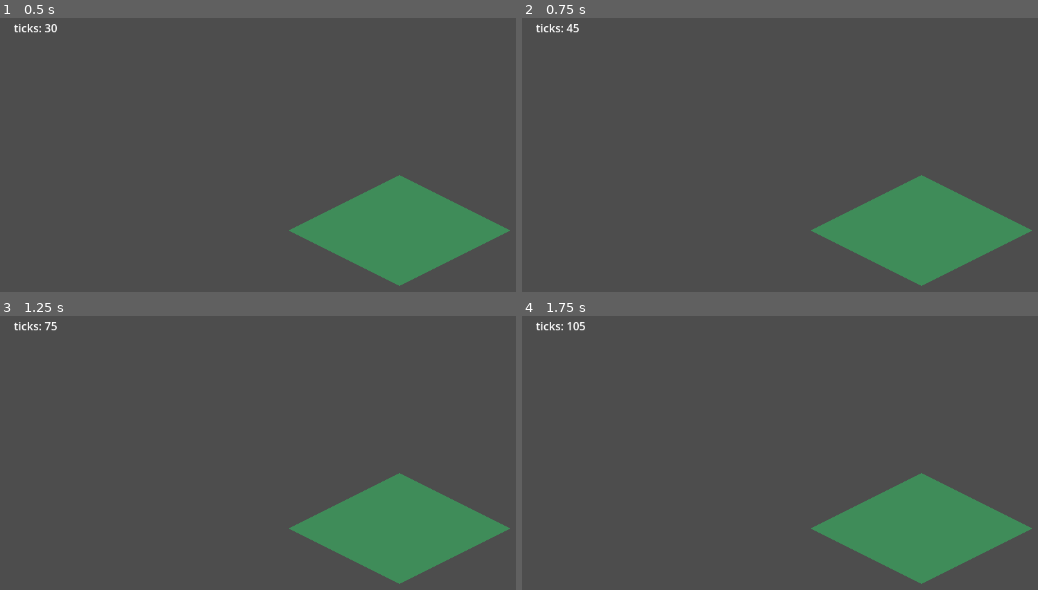
Above: before the commit, frames 1-4 (two rows, left to right).
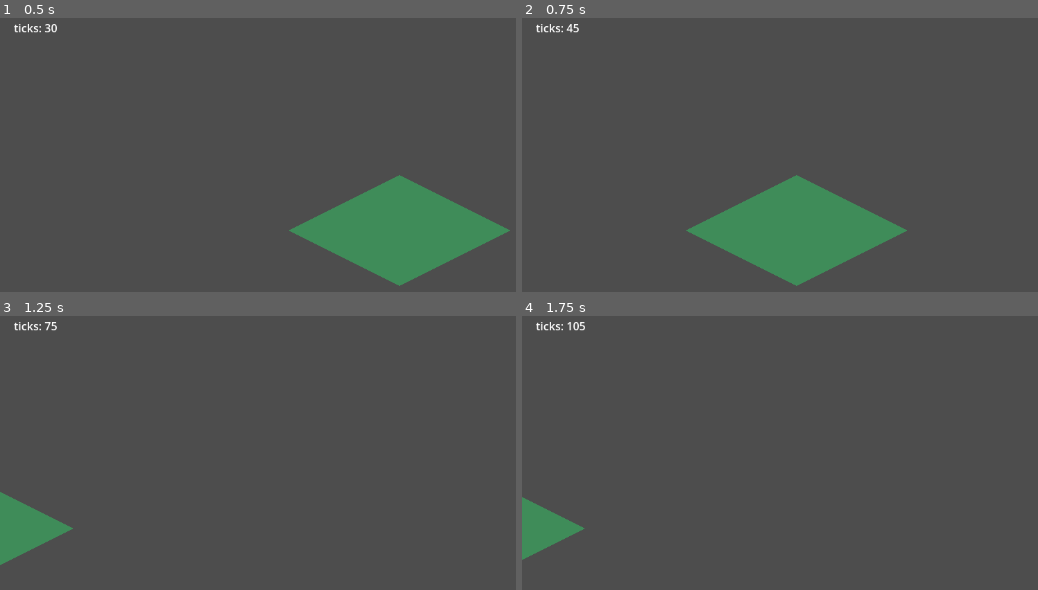
Above: after the commit, the same moments.

Repository: armoryworks/forge-factory
Game: Godot game, scene res://scenes/main.tscn
Two runs of this game, one before a commit and one after it. Both use one fixed random seed, a clock stepped at 60 frames per second and the inputs below.
Inputs (mouse positions are in pixels of both pictures, inside the frame that each line leads up to):
- Up to frame 1 (0.5 s): no input
- Up to frame 2 (0.75 s): tap Enter at 0.5 s; move the mouse to (outside the picture) at 0.52 s; hold D from 0.53 s (still down); click (outside the picture) at 0.67 s
- Up to frame 3 (1.25 s): keep holding D
- Up to frame 4 (1.75 s): release D at 1.25 s; drag from (759, 551) to (outside the picture) at 1.27 s

Frame 1 is identical in both runs. In frame 2, 14% of the frame differs, in the area x 31-99%, y 57-98%; in frame 3, 11%; in frame 4, 10%.

Commit message:
render: A2 camera controller + B22 filter verification
Camera (isometric-design.md §4, iso-review-scaffold.md A2):
- power-of-two zoom stops [0.125 .. 2.0], exponentially smoothed between
  stops (frame-rate independent; a raw lerp(a,b,rate*delta) is not)
- zoom-to-cursor, re-anchored every frame of the glide rather than once at
  the end, or the anchor drifts visibly while the animation runs
- middle-drag world-space grab; WASD scaled by 1/zoom so screen-space pan
  velocity is constant across zoom levels
- no edge-scroll, no inertia, no rotation — all per §4

B22 (filter_check.gd): proves default_texture_filter=0 is live at RENDER
time, not just set in project.godot. Does not eyeball shimmer — that is a
perceptual symptom, unrepeatable and unavailable to CI. Tests the cause:
under Nearest the sampler returns a verbatim texel and the atlas holds two
colours, so every pixel must be fill or background; Linear blends diagonal
edges into intermediates that exist in neither, and those intermediates are
the shimmer. Forces the sampler off the texel grid first (fractional offset
at a minifying zoom stop) or both filters coincide and it passes vacuously.

Verified windowed on RX 9070 XT:
  FILTER_CHECK sampled=114400 blended_px=0 result=PASS
  ISO_CHECK max_transform_err=0.000000 px result=PASS
  SIM_CHECK result=PASS
Negative-controlled per the B18 lesson: flipping the setting to Linear
gives blended_px=964 FAIL, so the check discriminates.

Co-Authored-By: Claude Opus 4.8 <noreply@anthropic.com>

Diff:
--- a/game/scenes/main.tscn
+++ b/game/scenes/main.tscn
@@ -1,7 +1,8 @@
-[gd_scene load_steps=3 format=3]
+[gd_scene load_steps=4 format=3]
 
 [ext_resource type="Script" path="res://scripts/main.gd" id="1"]
 [ext_resource type="Script" path="res://scripts/terrain_layer.gd" id="2"]
+[ext_resource type="Script" path="res://scripts/camera_controller.gd" id="3"]
 
 [node name="Main" type="Node2D"]
 script = ExtResource("1")
@@ -11,6 +12,7 @@
 
 [node name="Camera2D" type="Camera2D" parent="."]
 position = Vector2(0, 64)
+script = ExtResource("3")
 
 [node name="UILayer" type="CanvasLayer" parent="."]
 
--- /dev/null
+++ b/game/scripts/camera_controller.gd
@@ -0,0 +1,96 @@
+extends Camera2D
+
+# Camera model — isometric-design.md §4, and the A2 checklist in
+# docs/iso-review-scaffold.md.
+#
+# NO ROTATION, deliberately and permanently in v1. Rotation quadruples the art bill
+# (every directional machine needs 4 renders per rotation state), doubles the belt sprite
+# set, and makes blueprints ambiguous. §4 settles this — if someone asks for it, the
+# answer is there, not here.
+
+const ZOOM_STOPS: Array[float] = [0.125, 0.25, 0.5, 1.0, 2.0]
+const ZOOM_DEFAULT_INDEX := 3
+
+# Smoothing rate for the glide between stops. Frame-rate independent (see _process) —
+# a raw lerp(a, b, RATE * delta) is not, and would zoom differently at 60 vs 144 fps.
+const ZOOM_LERP_RATE := 16.0
+const ZOOM_EPSILON := 0.0001
+
+# Screen-space pan speed, px/sec. Divided by zoom at use so the factory slides under the
+# cursor at a constant *visual* rate whether you are at 0.125 or 2.0 (§4).
+const PAN_SPEED := 900.0
+
+var _zoom_index: int = ZOOM_DEFAULT_INDEX
+var _target_zoom: float = ZOOM_STOPS[ZOOM_DEFAULT_INDEX]
+var _dragging: bool = false
+
+# Zoom-to-cursor state. We pin the WORLD point that was under the mouse when the zoom
+# started and re-anchor it every frame of the glide — not just once at the end — or the
+# anchor drifts visibly while the animation runs.
+var _anchor_world: Vector2 = Vector2.ZERO
+var _anchor_active: bool = false
+
+func _ready() -> void:
+	_target_zoom = ZOOM_STOPS[_zoom_index]
+	zoom = Vector2(_target_zoom, _target_zoom)
+
+func _unhandled_input(event: InputEvent) -> void:
+	if event is InputEventMouseButton:
+		var mb: InputEventMouseButton = event
+		if mb.button_index == MOUSE_BUTTON_WHEEL_UP and mb.pressed:
+			_step_zoom(1)
+		elif mb.button_index == MOUSE_BUTTON_WHEEL_DOWN and mb.pressed:
+			_step_zoom(-1)
+		elif mb.button_index == MOUSE_BUTTON_MIDDLE:
+			_dragging = mb.pressed
+	elif event is InputEventMouseMotion and _dragging:
+		# World-space grab: the world point under the cursor stays under the cursor.
+		# Dividing by zoom is what makes it a grab rather than a fixed-speed drag.
+		var mm: InputEventMouseMotion = event
+		position -= mm.relative / zoom.x
+		_anchor_active = false
+
+func _step_zoom(direction: int) -> void:
+	var next: int = clampi(_zoom_index + direction, 0, ZOOM_STOPS.size() - 1)
+	if next == _zoom_index:
+		return
+	_zoom_index = next
+	_target_zoom = ZOOM_STOPS[next]
+	_anchor_world = get_global_mouse_position()
+	_anchor_active = true
+
+func _process(delta: float) -> void:
+	_pan_keys(delta)
+	_apply_zoom(delta)
+
+func _pan_keys(delta: float) -> void:
+	var dir := Vector2.ZERO
+	if Input.is_key_pressed(KEY_W):
+		dir.y -= 1.0
+	if Input.is_key_pressed(KEY_S):
+		dir.y += 1.0
+	if Input.is_key_pressed(KEY_A):
+		dir.x -= 1.0
+	if Input.is_key_pressed(KEY_D):
+		dir.x += 1.0
+	if dir == Vector2.ZERO:
+		return
+	# No inertia/momentum (§4): precision beats feel for this audience. Movement stops
+	# the frame the key does.
+	position += dir.normalized() * PAN_SPEED * delta / zoom.x
+	_anchor_active = false
+
+func _apply_zoom(delta: float) -> void:
+	var current: float = zoom.x
+	if absf(current - _target_zoom) <= ZOOM_EPSILON:
+		if _anchor_active:
+			zoom = Vector2(_target_zoom, _target_zoom)
+			position += _anchor_world - get_global_mouse_position()
+			_anchor_active = false
+		return
+	# Exponential smoothing — frame-rate independent, unlike lerp(a, b, rate * delta).
+	var t: float = 1.0 - exp(-ZOOM_LERP_RATE * delta)
+	var next_zoom: float = lerpf(current, _target_zoom, t)
+	zoom = Vector2(next_zoom, next_zoom)
+	if _anchor_active:
+		position += _anchor_world - get_global_mouse_position()
--- /dev/null
+++ b/game/scripts/filter_check.gd
@@ -0,0 +1,90 @@
+extends Node
+
+# B22 — prove the Nearest texture filter actually took effect.
+#
+# isometric-design.md §1 chose dimetric 2:1 specifically for pixel-perfect 2-across/
+# 1-down diagonals, and B2 set default_texture_filter=0 (Nearest) to protect them.
+# Linear filtering hands the shimmer back. Nothing had verified the setting was live.
+#
+# WHY NOT "PAN AROUND AND LOOK": shimmer is a perceptual symptom of a mechanical cause,
+# it only appears in motion, and judging it by eye is unrepeatable and unavailable to CI.
+# So test the CAUSE instead, which is strictly stronger:
+#
+#   Under NEAREST, every rendered pixel is a verbatim copy of some source texel — the
+#   sampler picks one texel and returns it. The tile atlas contains exactly two colours
+#   (the fill, and fully-transparent). So every on-screen pixel must be either the fill
+#   colour or the background clear colour. Nothing else is reachable.
+#
+#   Under LINEAR, texels are blended along the diamond's diagonal edges, emitting
+#   intermediate colours that exist in neither the atlas nor the background. Those
+#   intermediates ARE the shimmer: as the camera pans sub-pixel, they churn frame to
+#   frame.
+#
+# So: count pixels that are neither fill nor background. Nearest => 0. Linear => many.
+# We force the sampler off the texel grid first (fractional camera offset + a zoom stop
+# that minifies), because at an exactly texel-aligned identity transform both filters
+# coincide and the test would pass vacuously.
+
+const SAMPLE_HALF_W := 220
+const SAMPLE_HALF_H := 130
+const COLOR_EPSILON := 0.02
+
+# Must match terrain_layer.gd's placeholder fill.
+const TILE_FILL := Color(0.25, 0.55, 0.35, 1.0)
+
+var _done: bool = false
+
+func run(camera: Camera2D) -> void:
+	if _done or DisplayServer.get_name() == "headless":
+		return
+	_done = true
+
+	# Knock the sampler off the texel grid: a fractional offset at a minifying zoom stop.
+	# Aligned sampling makes Nearest and Linear agree, which would pass either way.
+	var saved_pos: Vector2 = camera.position
+	var saved_zoom: Vector2 = camera.zoom
+	camera.position = saved_pos + Vector2(0.5, 0.25)
+	camera.zoom = Vector2(0.5, 0.5)
+
+	await RenderingServer.frame_post_draw
+	var img: Image = camera.get_viewport().get_texture().get_image()
+
+	camera.position = saved_pos
+	camera.zoom = saved_zoom
+
+	if img == null:
+		print("FILTER_CHECK result=SKIP reason=no_viewport_image")
+		return
+
+	var bg: Color = ProjectSettings.get_setting(
+		"rendering/environment/defaults/default_clear_color", Color(0, 0, 0, 1))
+
+	# Sample around the grid, away from the CanvasLayer label — text is rendered with
+	# antialiasing and would contribute blended pixels that have nothing to do with the
+	# tile sampler.
+	var cx: int = img.get_width() / 2
+	var cy: int = img.get_height() / 2
+	var x0: int = maxi(0, cx - SAMPLE_HALF_W)
+	var x1: int = mini(img.get_width(), cx + SAMPLE_HALF_W)
+	var y0: int = maxi(0, cy - SAMPLE_HALF_H)
+	var y1: int = mini(img.get_height(), cy + SAMPLE_HALF_H)
+
+	var total: int = 0
+	var blended: int = 0
+	for py in range(y0, y1):
+		for px in range(x0, x1):
+			var c: Color = img.get_pixel(px, py)
+			total += 1
+			if not (_near(c, TILE_FILL) or _near(c, bg)):
+				blended += 1
+
+	var result: String = "PASS" if blended == 0 else "FAIL"
+	print("FILTER_CHECK sampled=%d blended_px=%d result=%s" % [total, blended, result])
+	if result == "FAIL":
+		print("FILTER_CHECK  -> texture filtering is interpolating tile edges; " +
+			"default_texture_filter is not Nearest at render time (B22/B2).")
+
+func _near(a: Color, b: Color) -> bool:
+	return absf(a.r - b.r) < COLOR_EPSILON \
+		and absf(a.g - b.g) < COLOR_EPSILON \
+		and absf(a.b - b.b) < COLOR_EPSILON
--- a/game/scripts/main.gd
+++ b/game/scripts/main.gd
@@ -5,15 +5,22 @@
 # sim loop advances independently of render frame rate.
 const TEST_DURATION_SEC := 3.0
 
+const FilterCheck = preload("res://scripts/filter_check.gd")
+
 # Overlays live under a CanvasLayer (screen space) so they do not pan or scale with the
 # world camera — isometric-design.md §6.3.
 @onready var _tick_label: Label = $UILayer/TickLabel
+@onready var _camera: Camera2D = $Camera2D
 
 var _start_msec := 0
 var _checked := false
 
 func _ready() -> void:
 	_start_msec = Time.get_ticks_msec()
+	# B22: prove the Nearest filter is live at render time. No-ops when headless.
+	var fc: Node = FilterCheck.new()
+	add_child(fc)
+	fc.run(_camera)
 
 func _process(_delta: float) -> void:
 	# Renderer/UI only READS sim state, never advances it.
Not shown, changed: docs/inventory.md
Not shown, changed: docs/iso-review-scaffold.md
